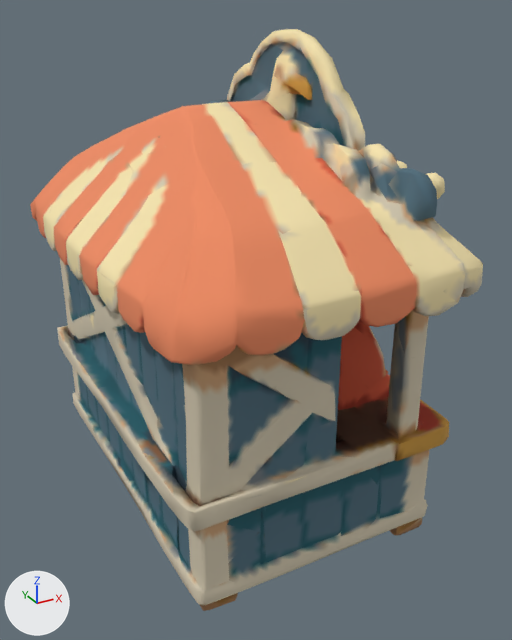
The glTF model public/models/arcade.glb: old version first, new version second.
Camera for both pictures: a camera (50 mm lens) standing at (-0.654, -1.332, 0.539) and looking at (0.041, -0.069, -0.093). Arrows for +X, +Y and +Z are at lower left; the lights stay in place. The picture after the commit comes second. Where no turn or scale is listed for an object, it has been applied to the vertices. Vertices at exactly the same position are counted once.

In view in the first picture: 'tripo_node_2eb607d0-dac7-4b71-9962-ab459f5eb622'.
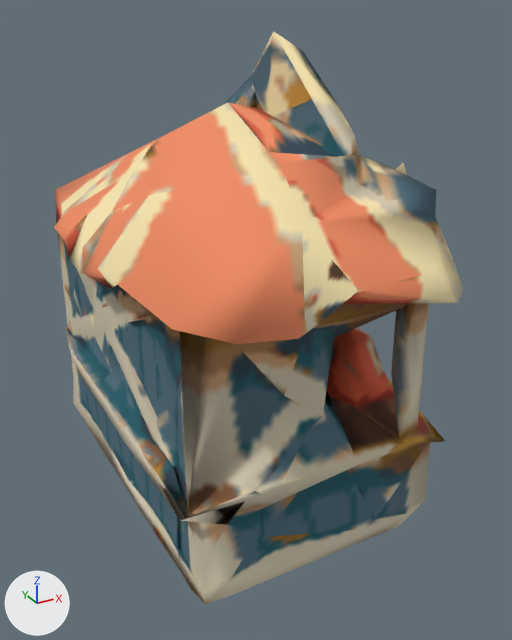
Where the newer file only moved an object's origin or applied its transform, the numbers keep the older frame.

Boxes [x1, y1, x2, y2] around the edits, measured in the pictures (512 x 640 px):
```json
{"object": "tripo_node_2eb607d0-dac7-4b71-9962-ab459f5eb622", "change": "reshaped", "before": [30, 29, 483, 611], "after": [54, 31, 463, 604], "on screen": "10% narrower"}
{"part": 1, "of": "me_tripo_mesh_2eb607d0_dac7_4b71_9962_ab459f5eb622", "change": "cut back", "before": [30, 29, 483, 611], "after": [274, 32, 361, 156]}
```

The change, as JSON lines over the scene's bpy script:
```json
{"block": "me_tripo_mesh_2eb607d0_dac7_4b71_9962_ab459f5eb622", "where": "# used by ob_tripo_node_2eb607d0_dac7_4b71_9962_ab459f5eb622; location = (0.0, 0.0, 0.0)"}
{"op": "remove", "block": "me_tripo_mesh_2eb607d0_dac7_4b71_9962_ab459f5eb622", "code": "me_tripo_mesh_2eb607d0_dac7_4b71_9962_ab459f5eb622.from_pydata(...)  # 5126 vertices, 10311 faces; spans x -0.327..0.327, y -0.494..0.494, z -0.5..0.5"}
{"op": "add", "block": "me_tripo_mesh_2eb607d0_dac7_4b71_9962_ab459f5eb622", "code": "me_tripo_mesh_2eb607d0_dac7_4b71_9962_ab459f5eb622.from_pydata(...)  # 692 vertices, 1434 faces; spans x -0.326..0.326, y -0.493..0.489, z -0.493..0.495"}
{"block": "me_tripo_mesh_2eb607d0_dac7_4b71_9962_ab459f5eb622", "change": "me_tripo_mesh_2eb607d0_dac7_4b71_9962_ab459f5eb622 part 1: 1 vertex moved within x 0.162, y -0.23, z 0.324; 4434 vertices removed from x -0.327..0.327, y -0.494..0.494, z -0.5..0.5"}
```
